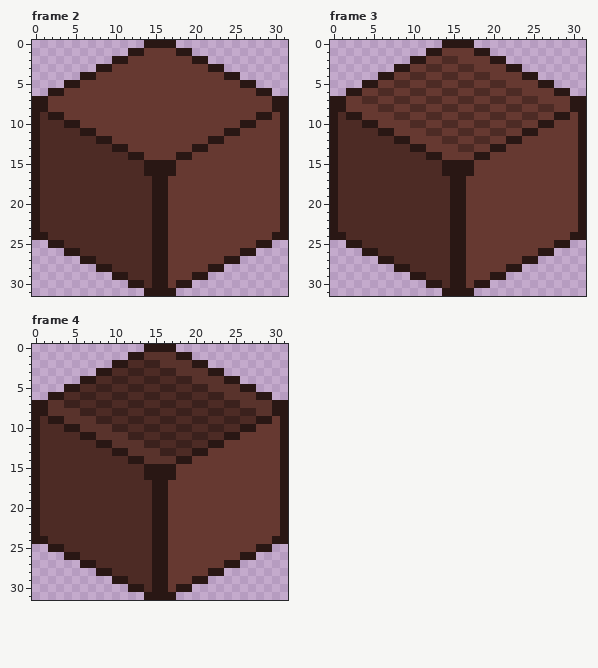
Two versions of one pixel-art file, tileset.ase. The picture above is the old version.
32x32 pixels, 15 frames. Shown: frame 2, frame 3, frame 4. The commit also changed other frames, which this record leaves out.
The same view after the edit:
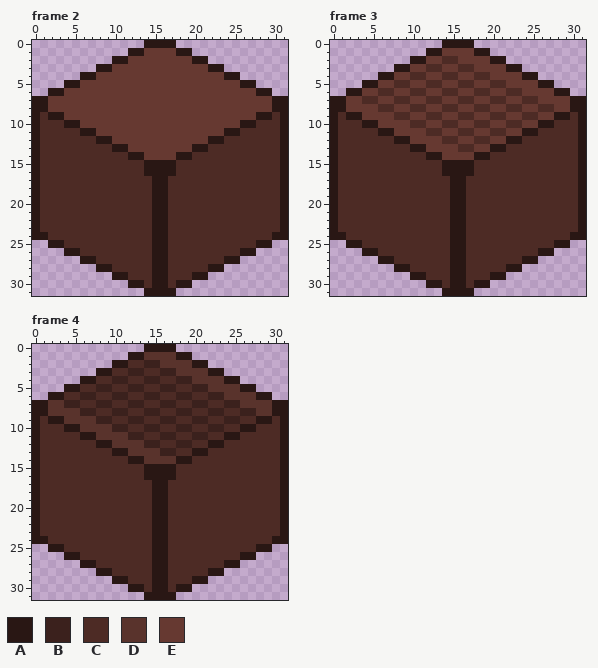
Palette (. is transparent): A #291714  B #3b211d  C #4d2b25  D #59332c  E #663931
Difference:
--- frame 2
@@ x 15..31 @@
  8 EEEEEEEEEEEEEEEAA
- 9 EEEEEEEEEEEEEAAEA
-10 EEEEEEEEEEEAAEEEA
-11 EEEEEEEEEAAEEEEEA
-12 EEEEEEEAAEEEEEEEA
-13 EEEEEAAEEEEEEEEEA
-14 EEEAAEEEEEEEEEEEA
-15 AAAEEEEEEEEEEEEEA
-16 AAAEEEEEEEEEEEEEA
-17 AAEEEEEEEEEEEEEEA
-18 AAEEEEEEEEEEEEEEA
-19 AAEEEEEEEEEEEEEEA
-20 AAEEEEEEEEEEEEEEA
-21 AAEEEEEEEEEEEEEEA
-22 AAEEEEEEEEEEEEEEA
-23 AAEEEEEEEEEEEEEEA
-24 AAEEEEEEEEEEEEEAA
-25 AAEEEEEEEEEEEAA..
-26 AAEEEEEEEEEAA....
-27 AAEEEEEEEAA......
-28 AAEEEEEAA........
-29 AAEEEAA..........
-30 AAEAA............
+ 9 EEEEEEEEEEEEEAACA
+10 EEEEEEEEEEEAACCCA
+11 EEEEEEEEEAACCCCCA
+12 EEEEEEEAACCCCCCCA
+13 EEEEEAACCCCCCCCCA
+14 EEEAACCCCCCCCCCCA
+15 AAACCCCCCCCCCCCCA
+16 AAACCCCCCCCCCCCCA
+17 AACCCCCCCCCCCCCCA
+18 AACCCCCCCCCCCCCCA
+19 AACCCCCCCCCCCCCCA
+20 AACCCCCCCCCCCCCCA
+21 AACCCCCCCCCCCCCCA
+22 AACCCCCCCCCCCCCCA
+23 AACCCCCCCCCCCCCCA
+24 AACCCCCCCCCCCCCAA
+25 AACCCCCCCCCCCAA..
+26 AACCCCCCCCCAA....
+27 AACCCCCCCAA......
+28 AACCCCCAA........
+29 AACCCAA..........
+30 AACAA............
 31 AAA..............
--- frame 3
@@ x 15..31 @@
  8 CEECCEECCEECCEEAA
- 9 ECCEECCEECCEEAAEA
-10 CEECCEECCEEAAEEEA
-11 ECCEECCEEAAEEEEEA
-12 CEECCEEAAEEEEEEEA
-13 ECCEEAAEEEEEEEEEA
-14 EEEAAEEEEEEEEEEEA
-15 AAAEEEEEEEEEEEEEA
-16 AAAEEEEEEEEEEEEEA
-17 AAEEEEEEEEEEEEEEA
-18 AAEEEEEEEEEEEEEEA
-19 AAEEEEEEEEEEEEEEA
-20 AAEEEEEEEEEEEEEEA
-21 AAEEEEEEEEEEEEEEA
-22 AAEEEEEEEEEEEEEEA
-23 AAEEEEEEEEEEEEEEA
-24 AAEEEEEEEEEEEEEAA
-25 AAEEEEEEEEEEEAA..
-26 AAEEEEEEEEEAA....
-27 AAEEEEEEEAA......
-28 AAEEEEEAA........
-29 AAEEEAA..........
-30 AAEAA............
+ 9 ECCEECCEECCEEAACA
+10 CEECCEECCEEAACCCA
+11 ECCEECCEEAACCCCCA
+12 CEECCEEAACCCCCCCA
+13 ECCEEAACCCCCCCCCA
+14 EEEAACCCCCCCCCCCA
+15 AAACCCCCCCCCCCCCA
+16 AAACCCCCCCCCCCCCA
+17 AACCCCCCCCCCCCCCA
+18 AACCCCCCCCCCCCCCA
+19 AACCCCCCCCCCCCCCA
+20 AACCCCCCCCCCCCCCA
+21 AACCCCCCCCCCCCCCA
+22 AACCCCCCCCCCCCCCA
+23 AACCCCCCCCCCCCCCA
+24 AACCCCCCCCCCCCCAA
+25 AACCCCCCCCCCCAA..
+26 AACCCCCCCCCAA....
+27 AACCCCCCCAA......
+28 AACCCCCAA........
+29 AACCCAA..........
+30 AACAA............
 31 AAA..............
--- frame 4
@@ x 15..31 @@
  8 BCCBBCCBBCCBBDDAA
- 9 CBBCCBBCCBBCCAAEA
-10 BCCBBCCBBCCAAEEEA
-11 CBBCCBBCCAAEEEEEA
-12 BCCBBCCAAEEEEEEEA
-13 DBBCCAAEEEEEEEEEA
-14 DDDAAEEEEEEEEEEEA
-15 AAAEEEEEEEEEEEEEA
-16 AAAEEEEEEEEEEEEEA
-17 AAEEEEEEEEEEEEEEA
-18 AAEEEEEEEEEEEEEEA
-19 AAEEEEEEEEEEEEEEA
-20 AAEEEEEEEEEEEEEEA
-21 AAEEEEEEEEEEEEEEA
-22 AAEEEEEEEEEEEEEEA
-23 AAEEEEEEEEEEEEEEA
-24 AAEEEEEEEEEEEEEAA
-25 AAEEEEEEEEEEEAA..
-26 AAEEEEEEEEEAA....
-27 AAEEEEEEEAA......
-28 AAEEEEEAA........
-29 AAEEEAA..........
-30 AAEAA............
+ 9 CBBCCBBCCBBCCAACA
+10 BCCBBCCBBCCAACCCA
+11 CBBCCBBCCAACCCCCA
+12 BCCBBCCAACCCCCCCA
+13 DBBCCAACCCCCCCCCA
+14 DDDAACCCCCCCCCCCA
+15 AAACCCCCCCCCCCCCA
+16 AAACCCCCCCCCCCCCA
+17 AACCCCCCCCCCCCCCA
+18 AACCCCCCCCCCCCCCA
+19 AACCCCCCCCCCCCCCA
+20 AACCCCCCCCCCCCCCA
+21 AACCCCCCCCCCCCCCA
+22 AACCCCCCCCCCCCCCA
+23 AACCCCCCCCCCCCCCA
+24 AACCCCCCCCCCCCCAA
+25 AACCCCCCCCCCCAA..
+26 AACCCCCCCCCAA....
+27 AACCCCCCCAA......
+28 AACCCCCAA........
+29 AACCCAA..........
+30 AACAA............
 31 AAA..............
Changed places in both pictures, as pixel boxes (x1, y1, x2, y2):
changed: (168, 112, 280, 288)
changed: (466, 112, 578, 288)
changed: (168, 416, 280, 592)
